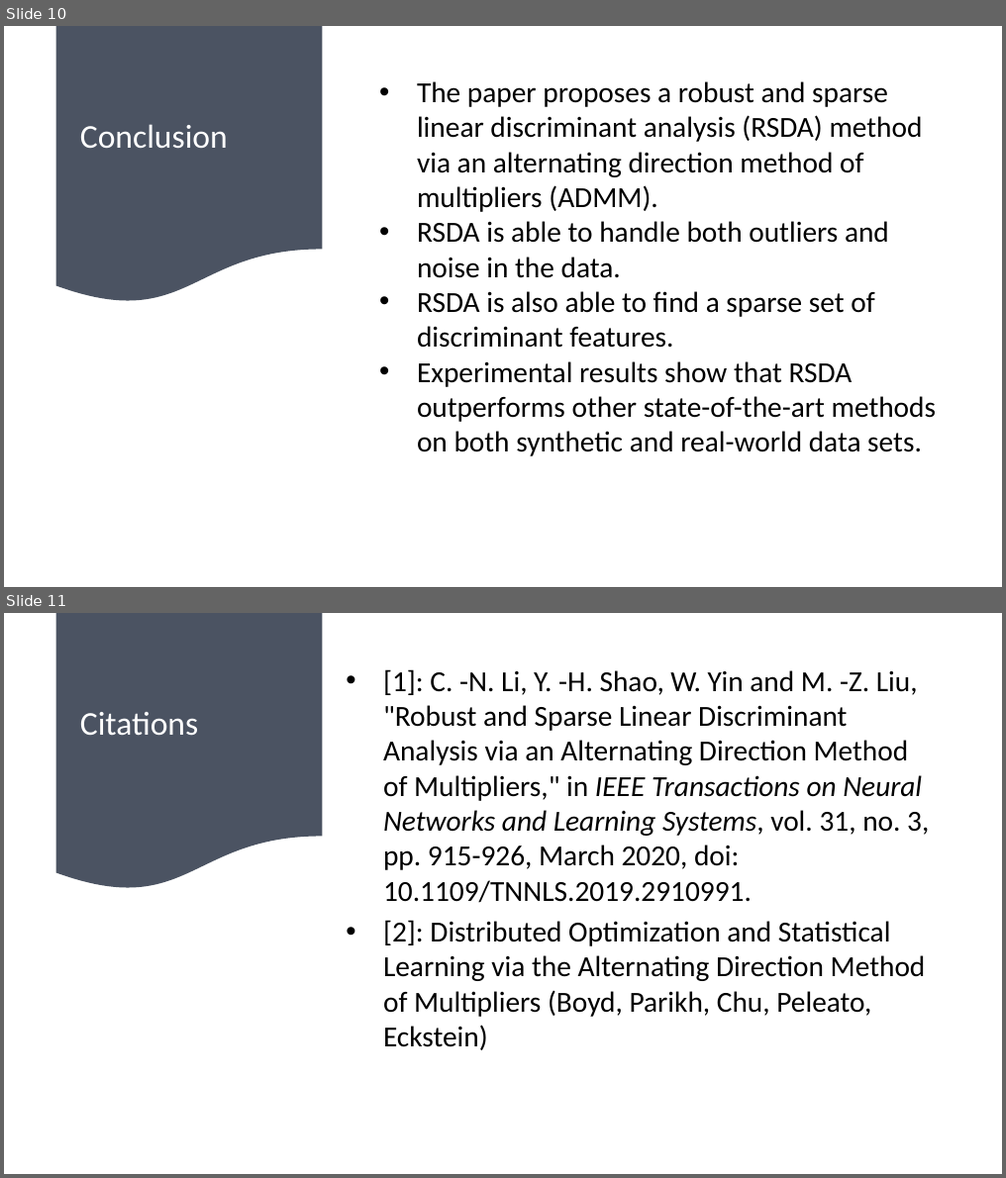
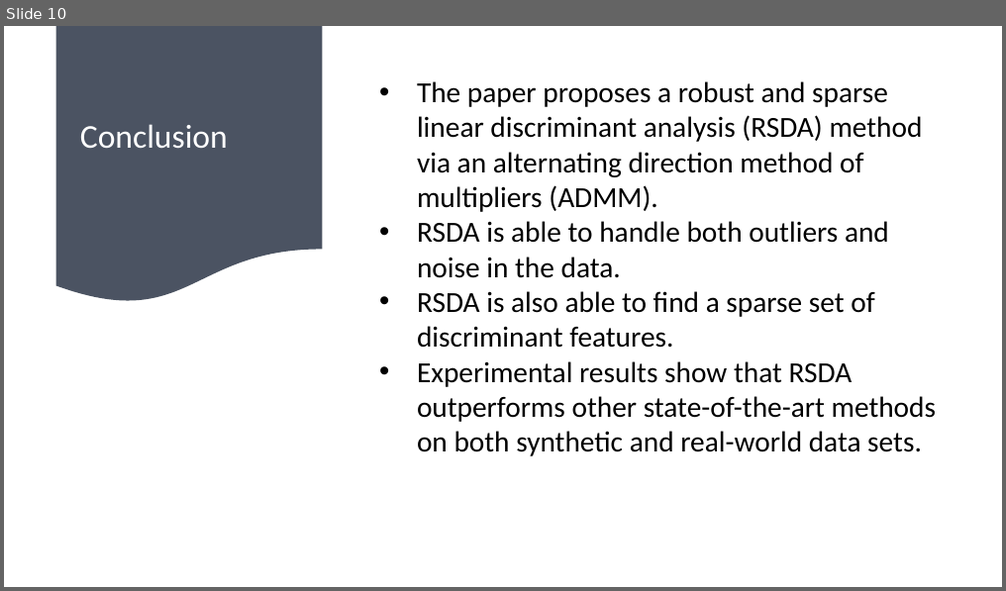
Before and after one commit to satyam04sharma/CECS-550---Survey-Paper, a slide deck: LDA Presentation CECS 550.pptx. Shown one above the other, each under a label of ours: slides 10 and 11 before the commit, slide 10 after it. The pictures are 1006x1178 and 1006x591 pixels, drawn with LibreOffice and Linux fonts; fonts in the diff are those of the drawing. Boxes give left, top, right and bottom in pixels: in the first picture for what was removed or moved away, otherwise in the second. Text is boxed around its words. In the diff, an @@ line names an element or a change of style, - is before the commit and + after.

```diff
--- a/LDA Presentation CECS 550.pptx
+++ b/LDA Presentation CECS 550.pptx
@@ slide 11 removed at box(4, 613, 1002, 1174), background #FFFFFF @@
@@ flow chart document removed at box(56, 613, 322, 891) @@
@@ text removed at box(383, 669, 929, 1051) @@
-• [1]: C. -N. Li, Y. -H. Shao, W. Yin and M. -Z. Liu, "Robust and Sparse Linear Discriminant Analysis via an Alternating Direction Method of Multipliers," in IEEE Transactions on Neural Networks and Learning Systems, vol. 31, no. 3, pp. 915-926, March 2020, doi: 10.1109/TNNLS.2019.2910991.
-• [2]: Distributed Optimization and Statistical Learning via the Alternating Direction Method of Multipliers (Boyd, Parikh, Chu, Peleato, Eckstein)
@@ title removed at box(80, 712, 198, 735) @@
-Citations
```
Also in this commit, not shown: 6 slides changed, 2 slides added, 1 other slide removed.
